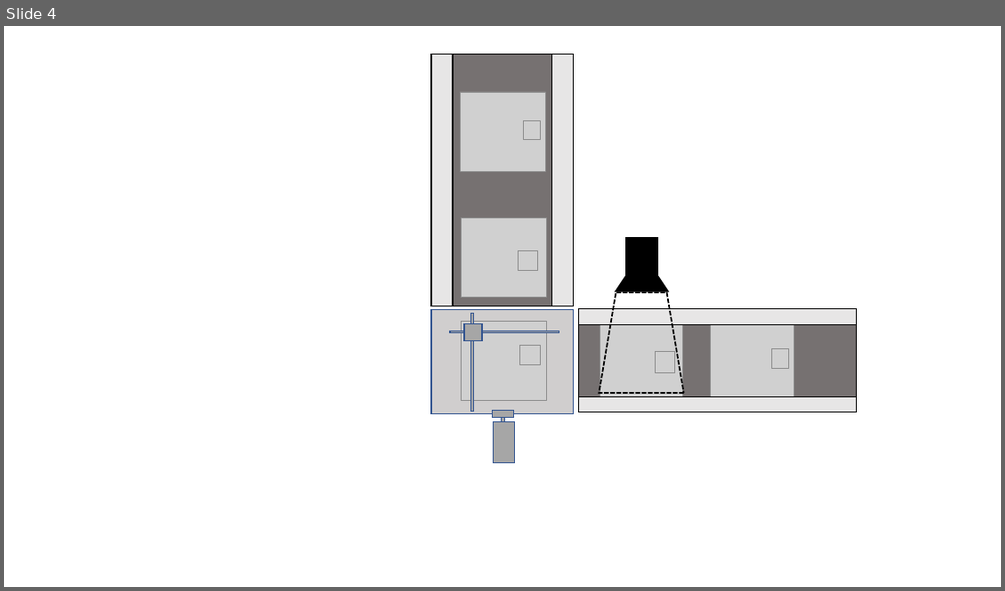
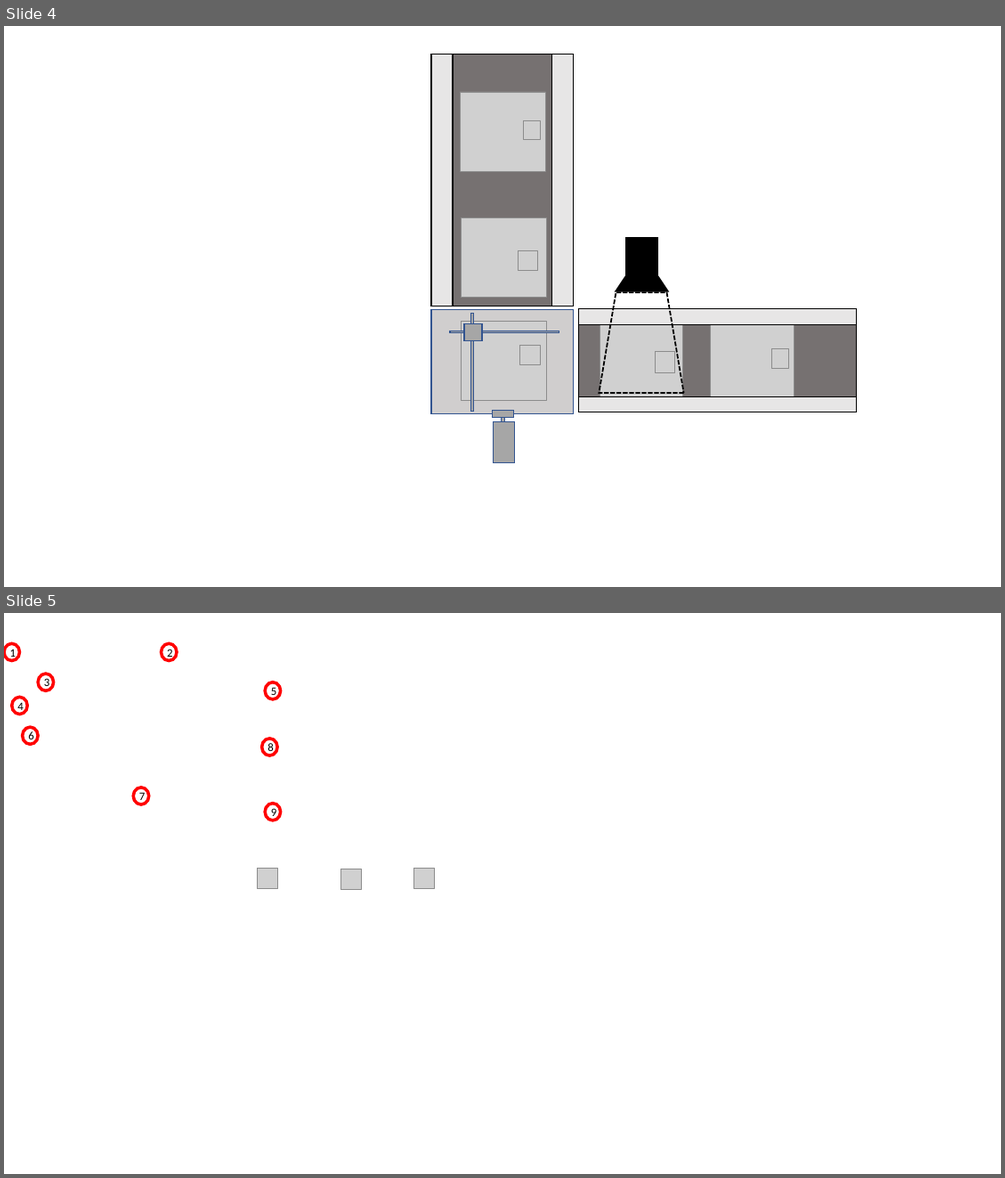
Before and after one commit to AirChord/ProjetoAutomacaoAvancada, a slide deck: Relatorio/Imagens.pptx. Shown one above the other, each under a label of ours: slide 4 before the commit, slides 4 and 5 after it. The pictures are 1005x591 and 1005x1178 pixels, drawn with LibreOffice and Linux fonts; fonts in the diff are those of the drawing; grey boxes stand for pictures; background and template pictures are left out. Boxes give left, top, right and bottom in pixels: in the first picture for what was removed or moved away, otherwise in the second. Text is boxed around its words. In the diff, an @@ line names an element or a change of style, - is before the commit and + after.

```diff
--- a/Relatorio/Imagens.pptx
+++ b/Relatorio/Imagens.pptx
@@ slide 5 added at [4,613,1001,1174], background picture (left out) @@
@@ ellipse added at [4,643,20,661], fill #FFFFFF, outline #FF0000 3 pt, 11 pt, text #000000 @@
+1
@@ ellipse added at [161,643,177,661], fill #FFFFFF, outline #FF0000 3 pt, 11 pt, text #000000 @@
+2
@@ ellipse added at [38,674,53,690], fill #FFFFFF, outline #FF0000 3 pt, 11 pt, text #000000 @@
+3
@@ ellipse added at [265,682,281,699], fill #FFFFFF, outline #FF0000 3 pt, 11 pt, text #000000 @@
+5
@@ ellipse added at [11,697,27,714], fill #FFFFFF, outline #FF0000 3 pt, 11 pt, text #000000 @@
+4
@@ ellipse added at [23,728,39,745], fill #FFFFFF, outline #FF0000 3 pt, 11 pt, text #000000 @@
+6
@@ ellipse added at [262,738,278,755], fill #FFFFFF, outline #FF0000 3 pt, 11 pt, text #000000 @@
+8
@@ ellipse added at [133,787,149,804], fill #FFFFFF, outline #FF0000 3 pt, 11 pt, text #000000 @@
+7
@@ ellipse added at [265,803,281,820], fill #FFFFFF, outline #FF0000 3 pt, 11 pt, text #000000 @@
+9
@@ picture added at [257,868,278,888] @@
@@ picture added at [340,868,362,889] @@
@@ picture added at [413,868,435,888] @@
```
Also in this commit, not shown: 4 other slides added, 10 other files.
